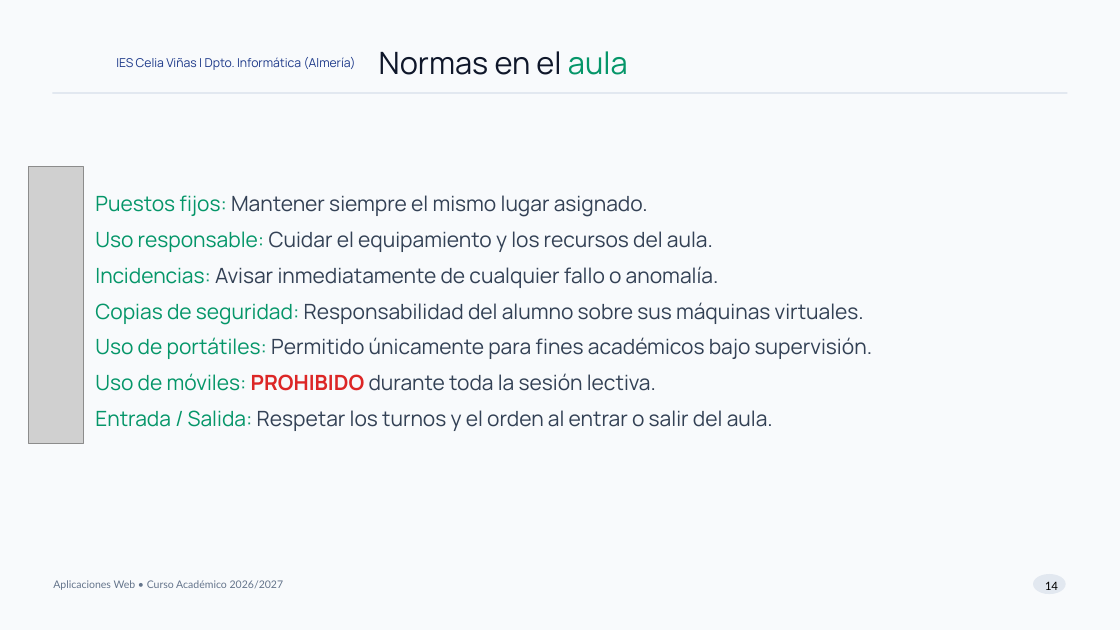
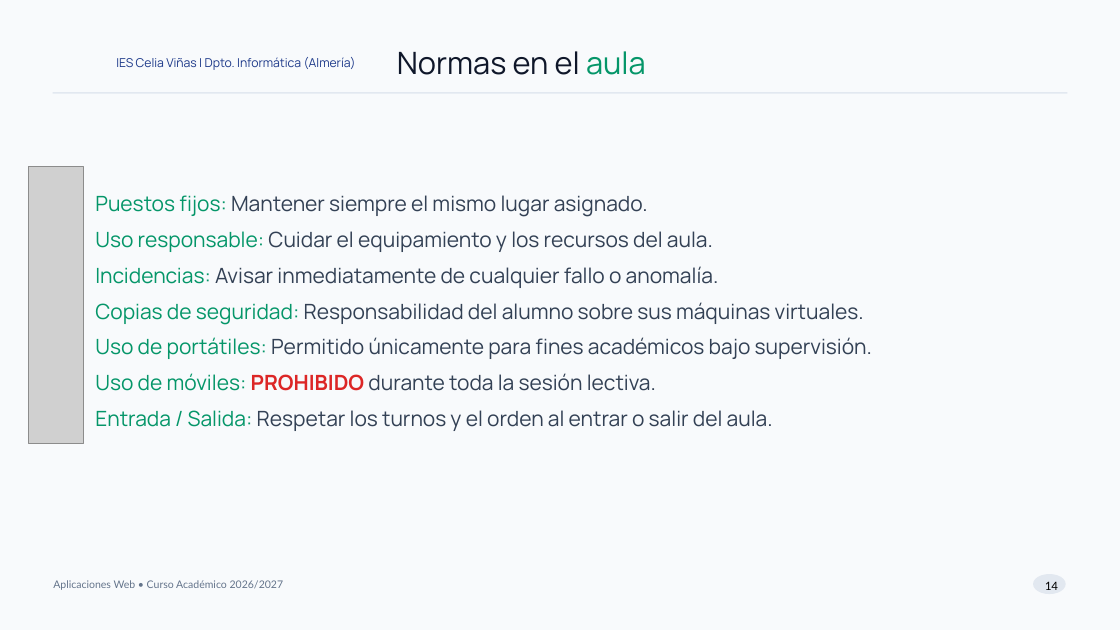
Before and after one commit to juansimonsanchez/html, a slide deck: slide 14 of apl/APL_Presentacion_26_27.pptx. Drawn at 1120x630 pixels with LibreOffice and Linux fonts; fonts in the diff are those of the drawing; grey boxes stand for pictures; background and template pictures are left out. Boxes give left, top, right and bottom in pixels: in the first picture for what was removed or moved away, otherwise in the second. Text is boxed around its words. In the diff, an @@ line names an element or a change of style, - is before the commit and + after.

```diff
--- a/apl/APL_Presentacion_26_27.pptx
+++ b/apl/APL_Presentacion_26_27.pptx
@@ text "Normas en el aula": place and size @@
-text "Normas en el aula" at (379,51,628,75)
+text "Normas en el aula" at (397,51,646,75)
```
Also in this commit, not shown: 14 other slides changed, 6 other files.
